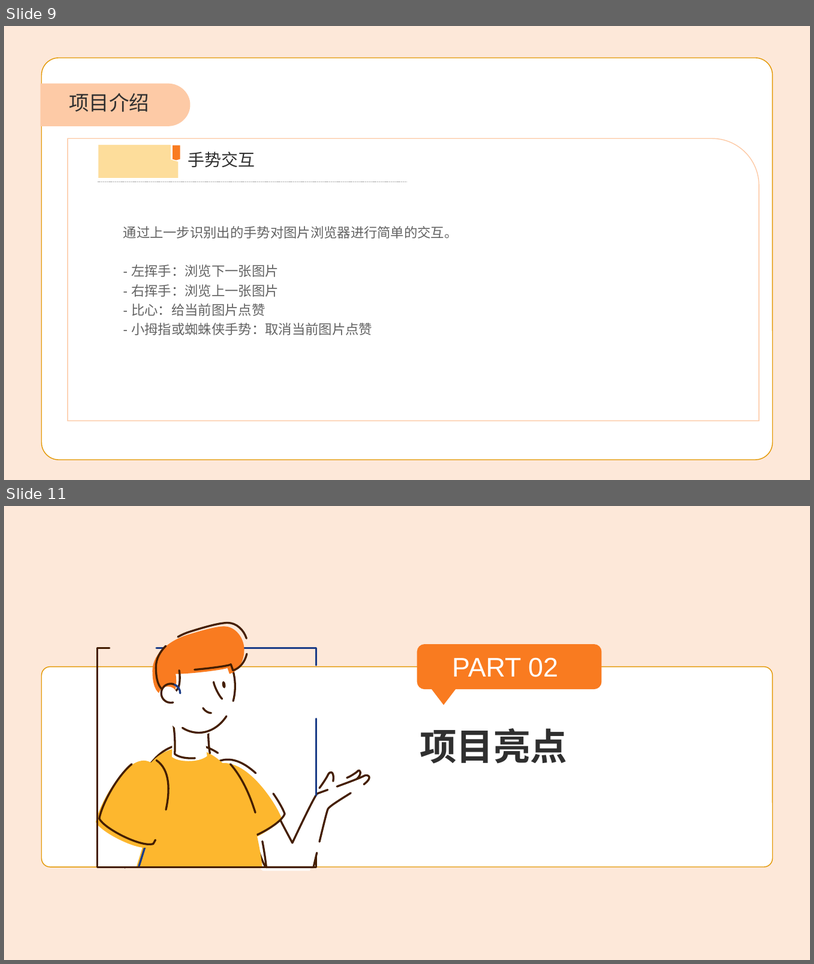
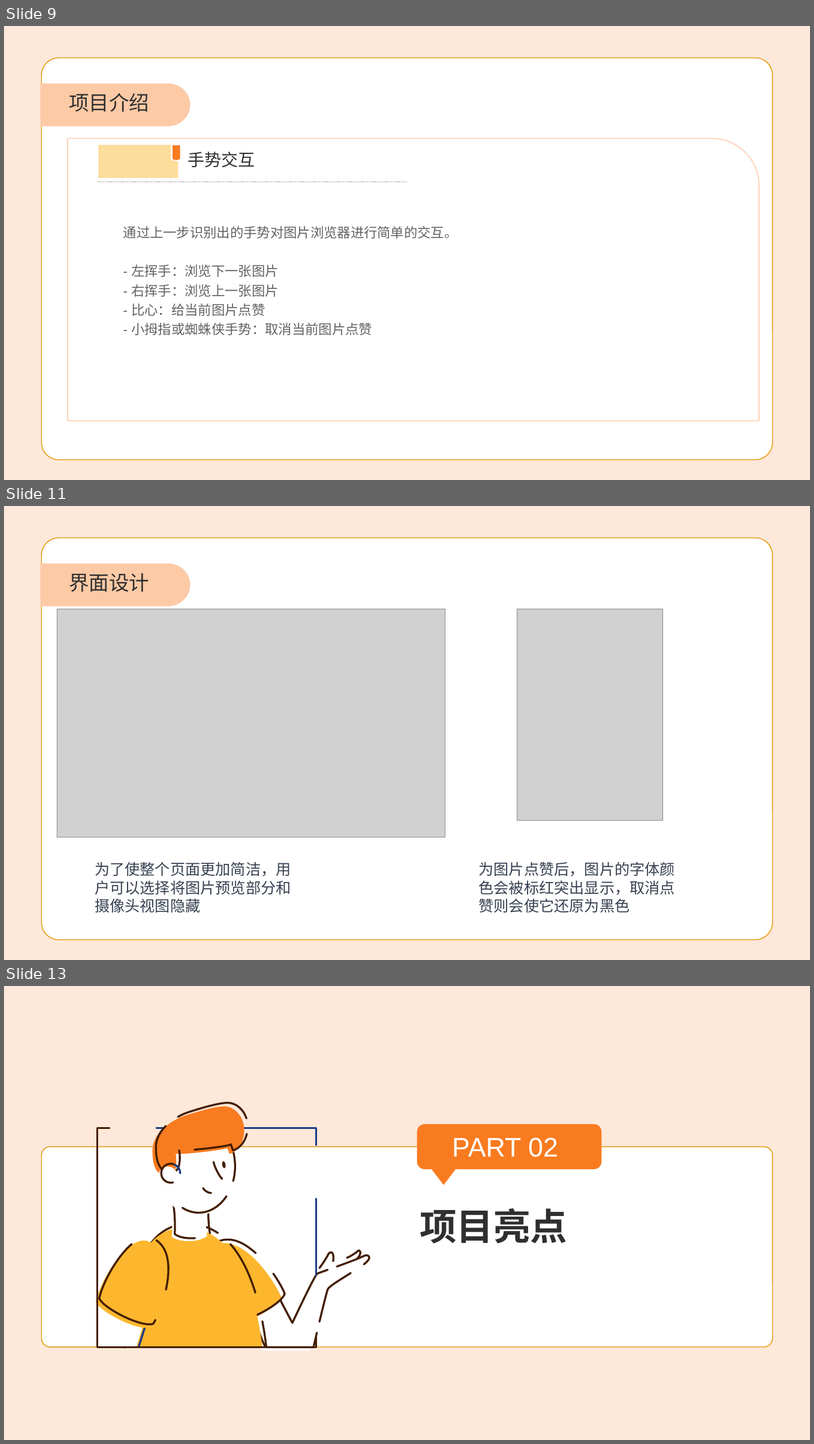
Before and after one commit to luxingzhi27/hci_final_project_hand_gesture_recognition, a slide deck: 一个基于手势识别的图像浏览器.pptx. Shown one above the other, each under a label of ours: slides 9 and 11 before the commit, slides 9, 11 and 13 after it; the slides between them are not shown. The pictures are 814x964 and 814x1444 pixels, drawn with LibreOffice and Linux fonts; fonts in the diff are those of the drawing; grey boxes stand for pictures; background and template pictures are left out. Boxes give left, top, right and bottom in pixels: in the first picture for what was removed or moved away, otherwise in the second. Text is boxed around its words. In the diff, an @@ line names an element or a change of style, - is before the commit and + after.

```diff
--- a/一个基于手势识别的图像浏览器.pptx
+++ b/一个基于手势识别的图像浏览器.pptx
@@ slide 11 added at box(4, 506, 810, 960), background #F97B20 at 17% opacity; not listed: 2 template elements that a slide beside it also shows @@
@@ text added at box(69, 573, 149, 592), 24 pt, text #2F2F2F @@
+界面设计
@@ picture added at box(57, 609, 445, 838) @@
@@ picture added at box(518, 609, 663, 820) @@
@@ text added at box(95, 862, 291, 912), 18 pt, text #374151 @@
+为了使整个页面更加简洁，用户可以选择将图片预览部分和摄像头视图隐藏
@@ text added at box(479, 862, 676, 912), 18 pt, text #374151 @@
+为图片点赞后，图片的字体颜色会被标红突出显示，取消点赞则会使它还原为黑色
@@ what was slide 11 is now slide 13 @@
```
Also in this commit, not shown: 1 slide changed, 1 other slide added.
